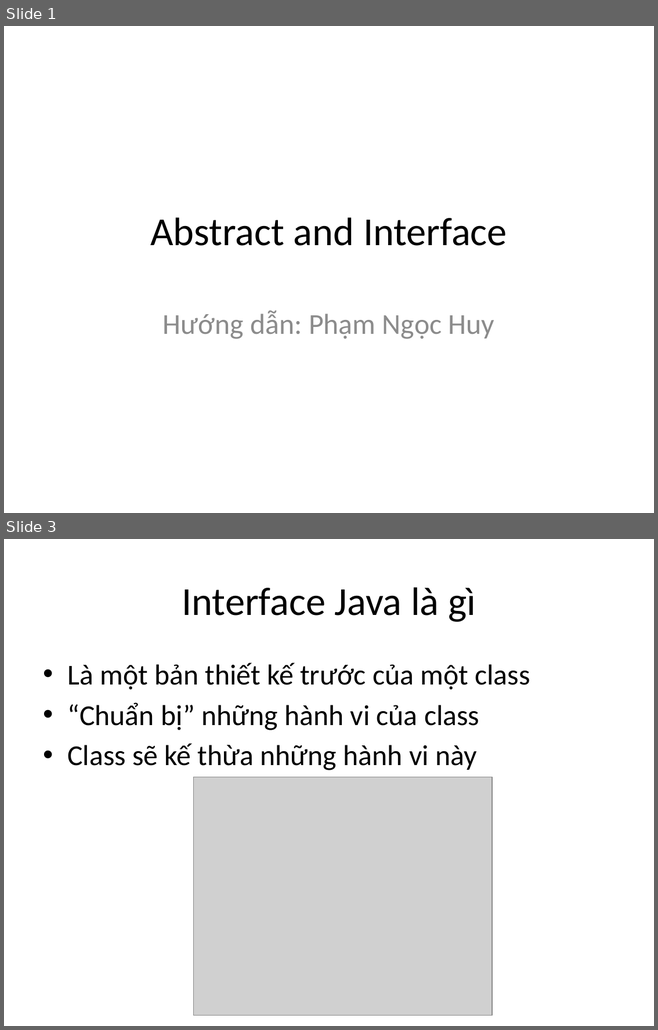
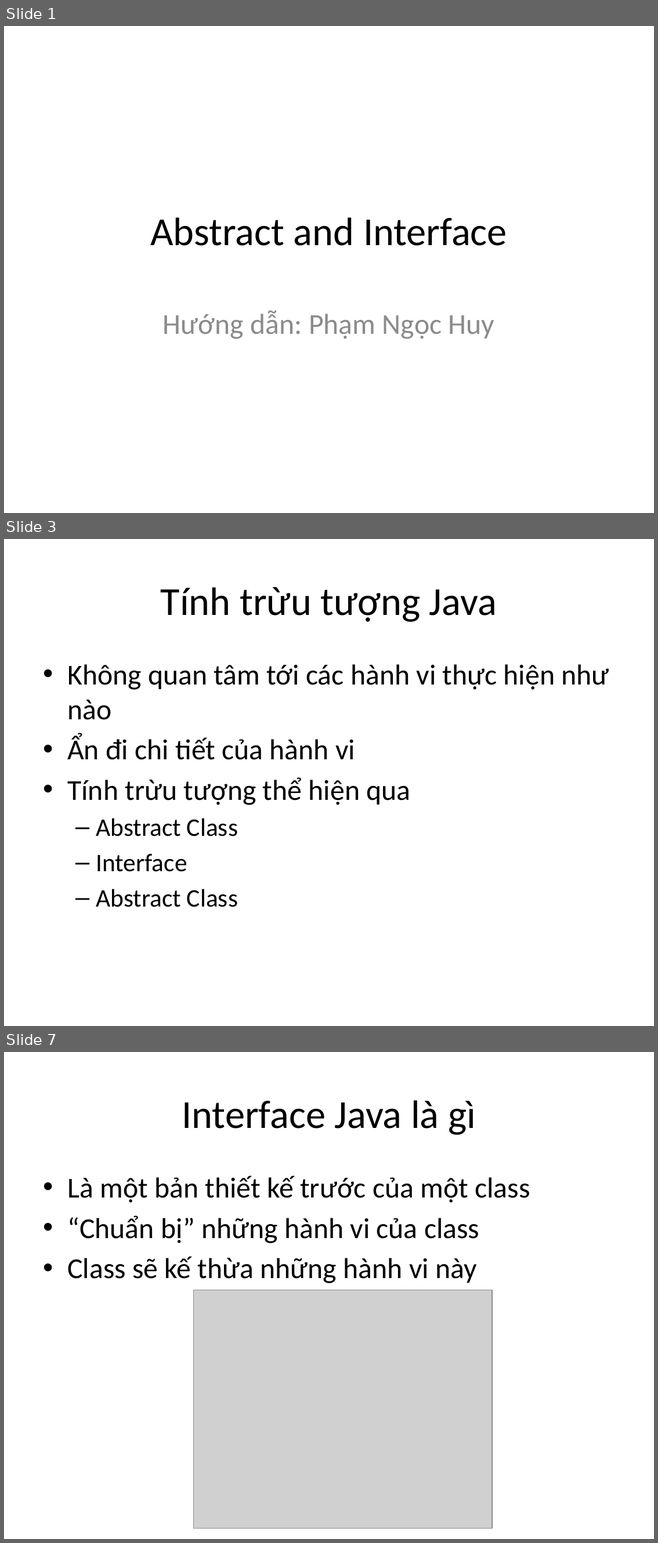
Before and after one commit to phithanh97cs/T3H, a slide deck: 5. Other/Free/Abstract and Interface.pptx. Shown one above the other, each under a label of ours: slides 1 and 3 before the commit, slides 1, 3 and 7 after it; the slides between them are not shown. The pictures are 658x1030 and 658x1543 pixels, drawn with LibreOffice and Linux fonts; fonts in the diff are those of the drawing; grey boxes stand for pictures. Boxes give left, top, right and bottom in pixels: in the first picture for what was removed or moved away, otherwise in the second. Text is boxed around its words. In the diff, an @@ line names an element or a change of style, - is before the commit and + after.

```diff
--- a/5. Other/Free/Abstract and Interface.pptx
+++ b/5. Other/Free/Abstract and Interface.pptx
@@ slide 3 added at [4, 539, 654, 1026], background #FFFFFF @@
@@ title added at [161, 587, 496, 622], 44 pt, text #000000 @@
+Tính trừu tượng Java
@@ text added at [67, 664, 608, 907], 32 pt, text #000000 @@
+• Không quan tâm tới các hành vi thực hiện như nào
+• Ẩn đi chi tiết của hành vi
+• Tính trừu tượng thể hiện qua
+  – Abstract Class
+  – Interface
+  – Abstract Class
@@ what was slide 3 is now slide 7 @@
```
Also in this commit, not shown: 1 slide changed, 12 other slides added, 12 slides removed, 10 other files.
